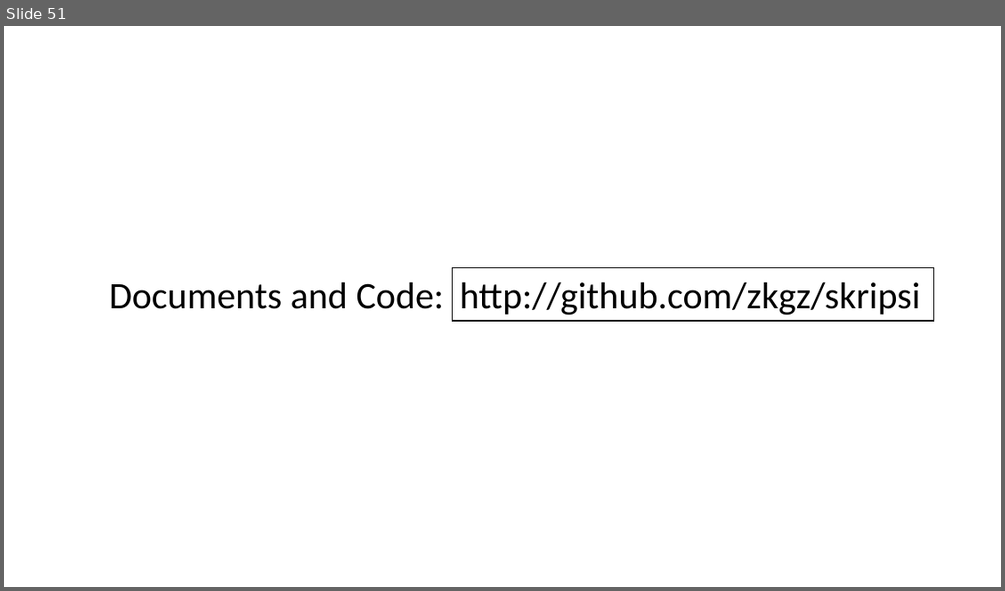
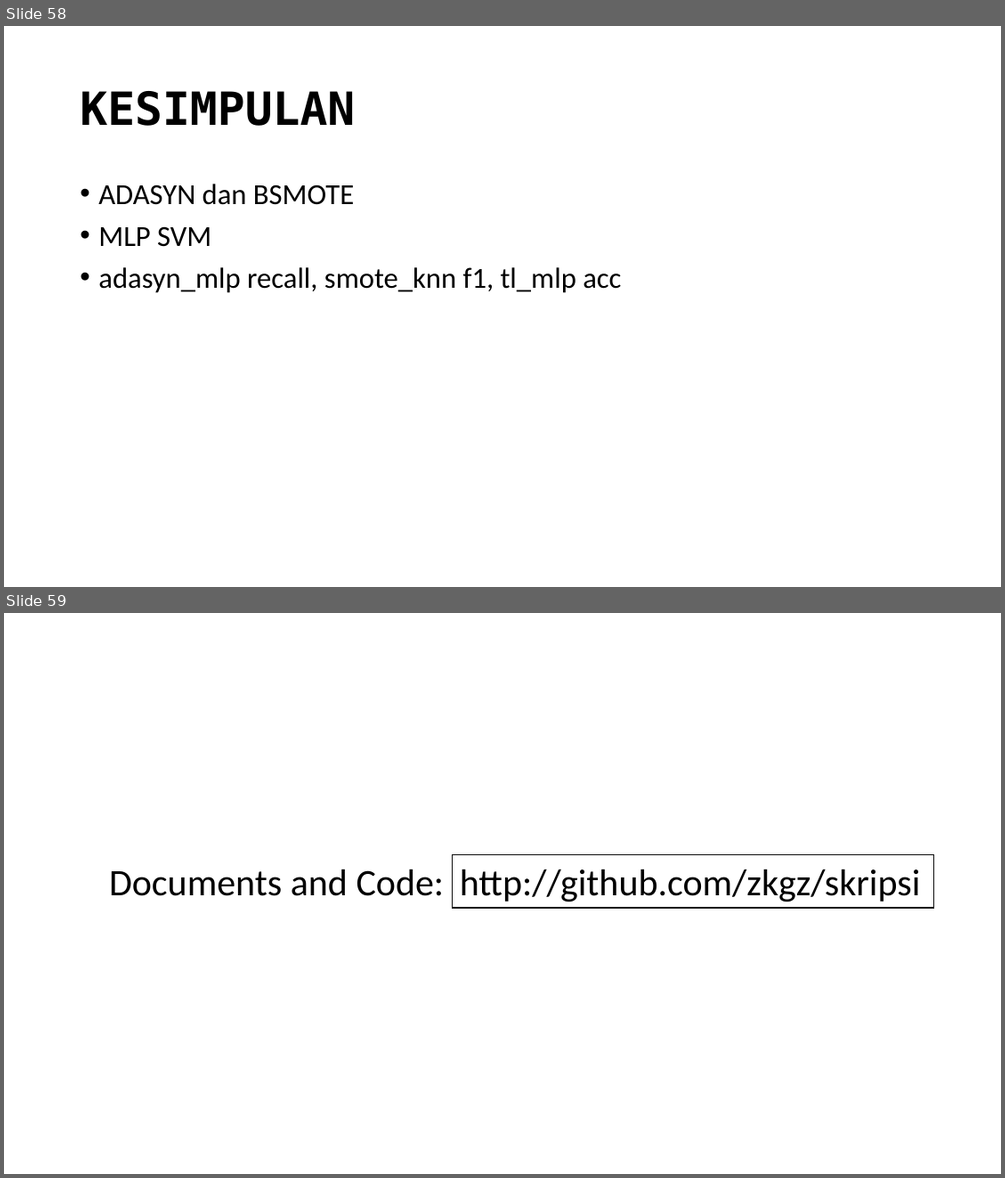
Before and after one commit to zkgz/skripsi, a slide deck: skripsi/Skripsi Pro/Presentation1.pptx. Shown one above the other, each under a label of ours: slide 51 before the commit, slides 58 and 59 after it. The pictures are 1005x591 and 1005x1178 pixels, drawn with LibreOffice and Linux fonts; fonts in the diff are those of the drawing. Boxes give left, top, right and bottom in pixels: in the first picture for what was removed or moved away, otherwise in the second. Text is boxed around its words. In the diff, an @@ line names an element or a change of style, - is before the commit and + after.

```diff
--- a/skripsi/Skripsi Pro/Presentation1.pptx
+++ b/skripsi/Skripsi Pro/Presentation1.pptx
@@ slide 58 added at box(4, 26, 1001, 587), background #FFFFFF @@
@@ title added at box(80, 91, 355, 126), 44 pt, text #000000, bold @@
+KESIMPULAN
@@ text added at box(98, 184, 621, 293), 28 pt, text #000000 @@
+• ADASYN dan BSMOTE
+• MLP SVM
+• adasyn_mlp recall, smote_knn f1, tl_mlp acc
@@ what was slide 51 is now slide 59 @@
```
Also in this commit, not shown: 9 other slides added, 2 slides removed.
